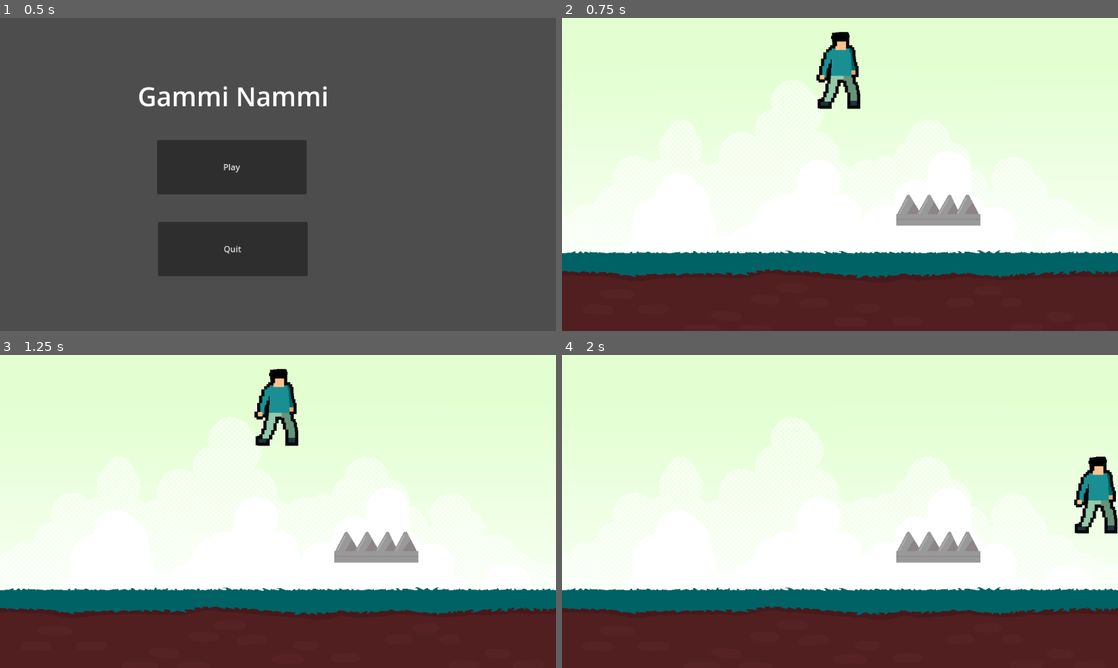
Above: before the commit, frames 1-4 (two rows, left to right).
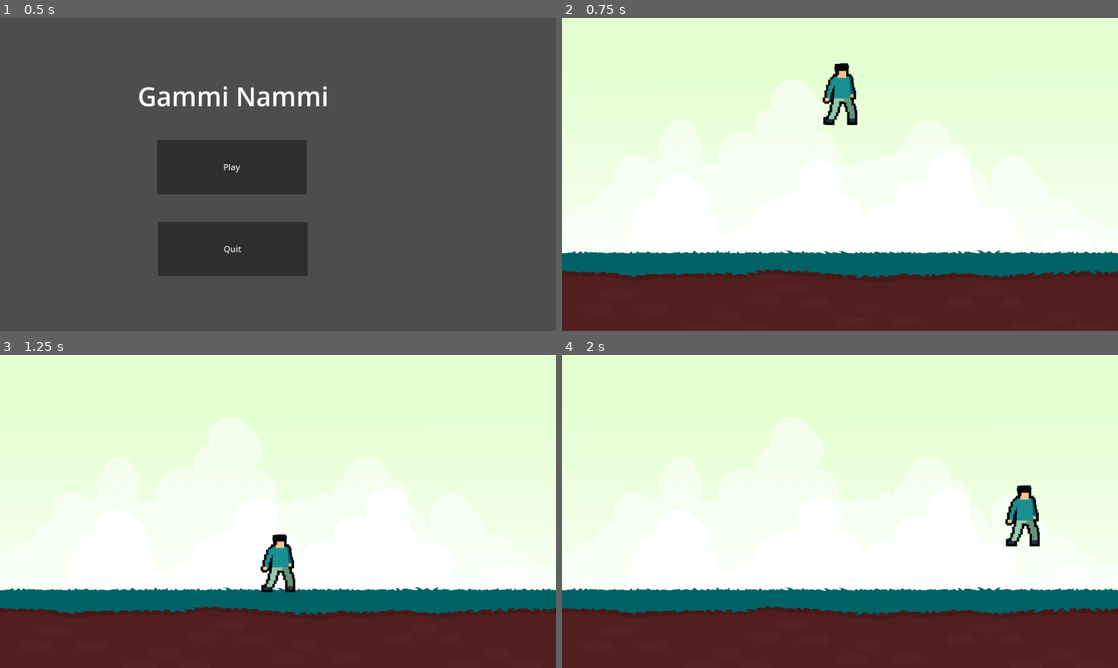
Above: after the commit, the same moments.

Repository: Galactic-Rift-Interactive/csce552-2d-game
Game: Godot game, scene res://scenes/title.tscn
Same seed, same stepped clock (60 frames per second), same inputs: the game is played once before the commit and once after it.
Inputs:
- Up to frame 1 (0.5 s): no input
- Up to frame 2 (0.75 s): click "Play" at 0.5 s
- Up to frame 3 (1.25 s): no input
- Up to frame 4 (2 s): hold Right (move_right) from 1.28 s (still down); hold Up (jump) from 1.28 s (still down)

Frame 1 is identical in both runs. In frame 2, 2.8% of the frame differs, in the area x 45-76%, y 4-67%; in frame 3, 3.3%; in frame 4, 3.4%, in the area x 60-100%, y 32-67%.

Commit message:
basics of moving and jumping

Diff:
--- a/game/scenes/level.tscn
+++ b/game/scenes/level.tscn
@@ -9,7 +9,6 @@
 [ext_resource type="Texture2D" uid="uid://brcoesfwufabk" path="res://art/player/idle/5.png" id="5_n2apx"]
 [ext_resource type="Texture2D" uid="uid://co874m7e2i8ee" path="res://art/player/idle/6.png" id="6_uqmpw"]
 [ext_resource type="Texture2D" uid="uid://7nvbn6s7solt" path="res://art/ground.png" id="8_l1bk7"]
-[ext_resource type="Texture2D" uid="uid://dgntvwlna588m" path="res://art/obstacles/spike.png" id="10_76y7w"]
 
 [sub_resource type="SpriteFrames" id="SpriteFrames_beeul"]
 animations = [{
@@ -22,7 +21,30 @@
 "speed": 5.0
 }]
 
-[sub_resource type="SpriteFrames" id="SpriteFrames_20fp4"]
+[sub_resource type="PhysicsMaterial" id="PhysicsMaterial_45ftk"]
+friction = 0.5
+
+[sub_resource type="RectangleShape2D" id="RectangleShape2D_skt4b"]
+size = Vector2(2272.07, 284.684)
+
+[sub_resource type="RectangleShape2D" id="RectangleShape2D_1untl"]
+size = Vector2(24.5, 464)
+
+[sub_resource type="RectangleShape2D" id="RectangleShape2D_8kiwf"]
+size = Vector2(41, 464)
+
+[sub_resource type="SpriteFrames" id="SpriteFrames_hovsp"]
+animations = [{
+"frames": [{
+"duration": 1.0,
+"texture": ExtResource("8_l1bk7")
+}],
+"loop": true,
+"name": &"ground",
+"speed": 5.0
+}]
+
+[sub_resource type="SpriteFrames" id="SpriteFrames_gjcum"]
 animations = [{
 "frames": [{
 "duration": 1.0,
@@ -48,45 +70,8 @@
 "speed": 5.0
 }]
 
-[sub_resource type="RectangleShape2D" id="RectangleShape2D_85hri"]
-size = Vector2(84, 148)
-
-[sub_resource type="PhysicsMaterial" id="PhysicsMaterial_45ftk"]
-friction = 0.5
-
-[sub_resource type="RectangleShape2D" id="RectangleShape2D_skt4b"]
-size = Vector2(2272.07, 297.297)
-
-[sub_resource type="RectangleShape2D" id="RectangleShape2D_1untl"]
-size = Vector2(24.5, 464)
-
-[sub_resource type="RectangleShape2D" id="RectangleShape2D_8kiwf"]
-size = Vector2(41, 464)
-
-[sub_resource type="SpriteFrames" id="SpriteFrames_hovsp"]
-animations = [{
-"frames": [{
-"duration": 1.0,
-"texture": ExtResource("8_l1bk7")
-}],
-"loop": true,
-"name": &"ground",
-"speed": 5.0
-}]
-
-[sub_resource type="RectangleShape2D" id="RectangleShape2D_yeo4d"]
-size = Vector2(241, 90)
-
-[sub_resource type="SpriteFrames" id="SpriteFrames_3ckwf"]
-animations = [{
-"frames": [{
-"duration": 1.0,
-"texture": ExtResource("10_76y7w")
-}],
-"loop": true,
-"name": &"default",
-"speed": 5.0
-}]
+[sub_resource type="RectangleShape2D" id="RectangleShape2D_ow6s7"]
+size = Vector2(67, 119)
 
 [node name="Level" type="Node2D"]
 
@@ -95,26 +80,12 @@
 scale = Vector2(0.555, 0.555)
 sprite_frames = SubResource("SpriteFrames_beeul")
 
-[node name="Player" type="RigidBody2D" parent="."]
-position = Vector2(530, 100.03)
-script = ExtResource("2_vfx3q")
-speed = 3000
-metadata/_edit_group_ = true
-
-[node name="AnimatedSprite2D" type="AnimatedSprite2D" parent="Player"]
-scale = Vector2(0.75, 0.75)
-sprite_frames = SubResource("SpriteFrames_20fp4")
-animation = &"idle"
-
-[node name="CollisionShape2D" type="CollisionShape2D" parent="Player"]
-shape = SubResource("RectangleShape2D_85hri")
-
 [node name="Borders" type="StaticBody2D" parent="."]
 physics_material_override = SubResource("PhysicsMaterial_45ftk")
 metadata/_edit_group_ = true
 
 [node name="Ground" type="CollisionShape2D" parent="Borders"]
-position = Vector2(546.5, 530.5)
+position = Vector2(546.5, 534)
 scale = Vector2(0.555, 0.555)
 shape = SubResource("RectangleShape2D_skt4b")
 
@@ -132,20 +103,16 @@
 sprite_frames = SubResource("SpriteFrames_hovsp")
 animation = &"ground"
 
-[node name="TestObstacle" type="Area2D" parent="."]
-position = Vector2(721, 368)
-scale = Vector2(0.67, 0.67)
+[node name="Player" type="CharacterBody2D" parent="."]
+position = Vector2(533, 100)
+script = ExtResource("2_vfx3q")
 metadata/_edit_group_ = true
 
-[node name="CollisionShape2D" type="CollisionShape2D" parent="TestObstacle"]
-position = Vector2(0.5, 0)
-shape = SubResource("RectangleShape2D_yeo4d")
-metadata/_edit_group_ = true
+[node name="AnimatedSprite2D" type="AnimatedSprite2D" parent="Player"]
+scale = Vector2(0.6, 0.6)
+sprite_frames = SubResource("SpriteFrames_gjcum")
+animation = &"idle"
 
-[node name="AnimatedSprite2D" type="AnimatedSprite2D" parent="TestObstacle"]
-position = Vector2(12, 0.49999)
-scale = Vector2(1.1, 1.1125)
-sprite_frames = SubResource("SpriteFrames_3ckwf")
-
-[connection signal="body_entered" from="Player" to="Player" method="_on_body_entered"]
-[connection signal="body_entered" from="TestObstacle" to="Player" method="_on_test_obstacle_body_entered"]
+[node name="CollisionShape2D" type="CollisionShape2D" parent="Player"]
+position = Vector2(0.5, -0.5)
+shape = SubResource("RectangleShape2D_ow6s7")
--- a/game/scripts/player.gd
+++ b/game/scripts/player.gd
@@ -1,43 +1,31 @@
-extends RigidBody2D
+extends CharacterBody2D
 
 signal hit
 
 @export var speed = 500
-@export var jump_strength = 400
-var screen_size
-var screen
+@export var jump_strength = 1200
+@export var gravity = 3000
 
 func _ready():
-	screen_size = get_viewport_rect().size
+	pass
 
-func _process(delta):
-	rotation_degrees = 0
+func _physics_process(delta):
+	velocity.x = 0
+	if Input.is_action_pressed("move_right"):
+		velocity.x = speed
+	elif Input.is_action_pressed("move_left"):
+		velocity.x = -speed
 
-	var horizontal_input = Input.get_action_strength("move_right") - Input.get_action_strength("move_left")
-	var force = Vector2(speed * horizontal_input, 0)
+	if Input.is_action_pressed("jump"):
+		if is_on_floor():
+			velocity.y = -jump_strength
 
 	var sprite = $AnimatedSprite2D
+	if velocity.x == 0:
+		sprite.animation = "idle"
+		sprite.play()
+	else:
+		sprite.stop()
 
-	if force == Vector2.ZERO:
-		sleeping = true
-	else:
-		sleeping = false
-		apply_central_force(force)
-
-	#position = position.clamp(Vector2.ZERO, screen_size)
-
-func start(pos):
-	position = pos
-	show()
-	$CollisionShape2D.disabled = false
-
-
-func _on_test_obstacle_body_entered(body):
-	print("obstacle enter")
-	if body.get_name() == "Player":
-		print("player")
-
-
-func _on_body_entered(body):
-	print("enter")
-	pass # Replace with function body.
+	velocity.y += gravity * delta
+	move_and_slide()
Not shown: 1 places in game/scenes/level.tscn that only renumber resources
